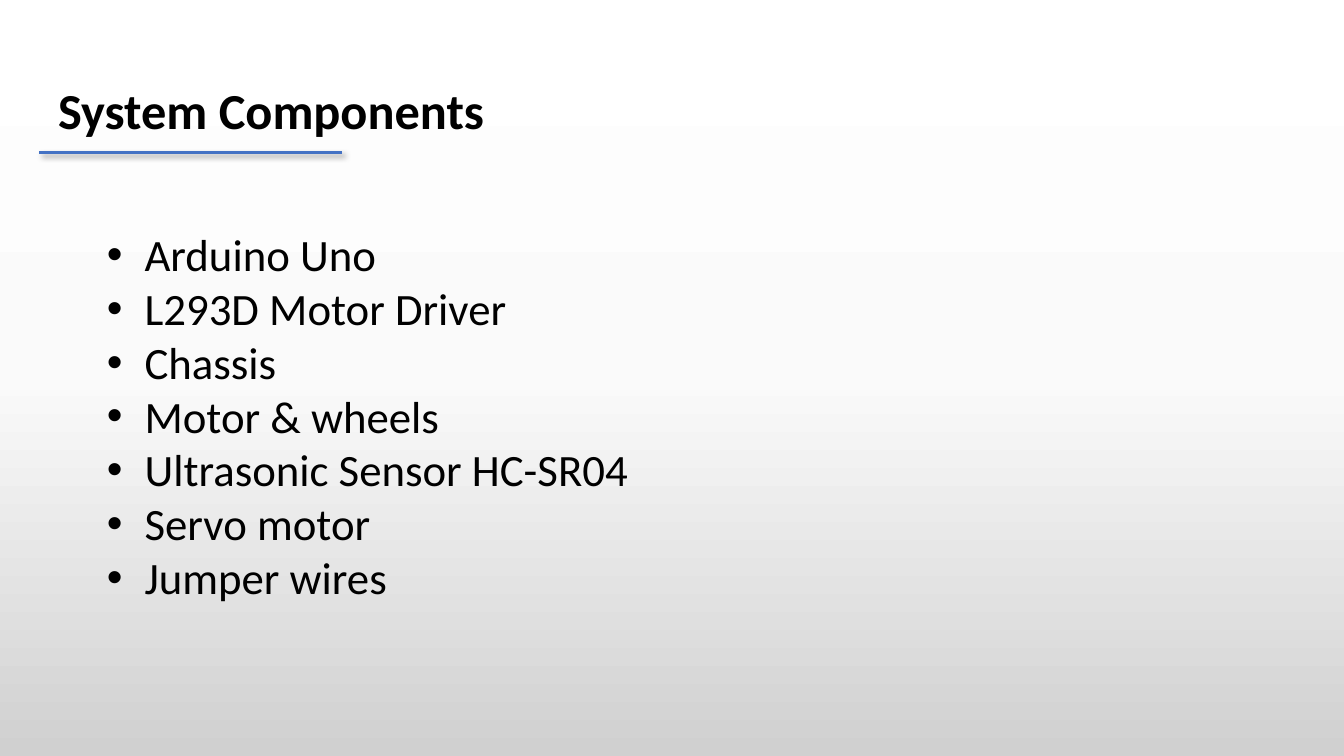
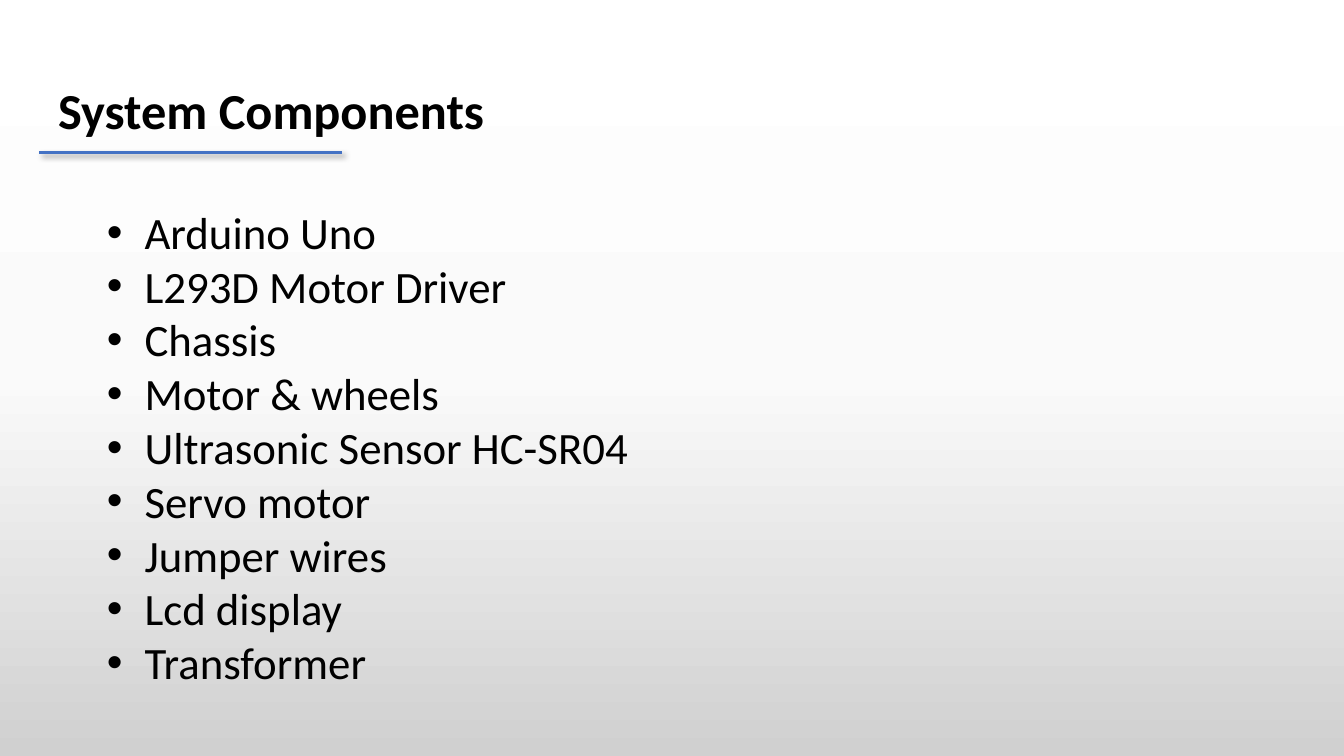
Before and after one commit to dheeraj78/project-4-2, a slide deck: slide 9 of Batch 8 .pptx. Drawn at 1344x756 pixels with LibreOffice and Linux fonts; fonts in the diff are those of the drawing. Boxes give left, top, right and bottom in pixels: in the first picture for what was removed or moved away, otherwise in the second. Text is boxed around its words. In the diff, an @@ line names an element or a change of style, - is before the commit and + after.

```diff
--- a/Batch 8 .pptx
+++ b/Batch 8 .pptx
@@ text "Arduino Uno": place and size @@
-text "Arduino Uno" at (145,240,628,602)
+text "Arduino Uno" at (145,218,628,680)
@@ text at (145,594,367,680): paragraphs added @@
+• Lcd display
+• Transformer
```
Also in this commit, not shown: 2 other slides changed, 3 slides added, 19 other files.
